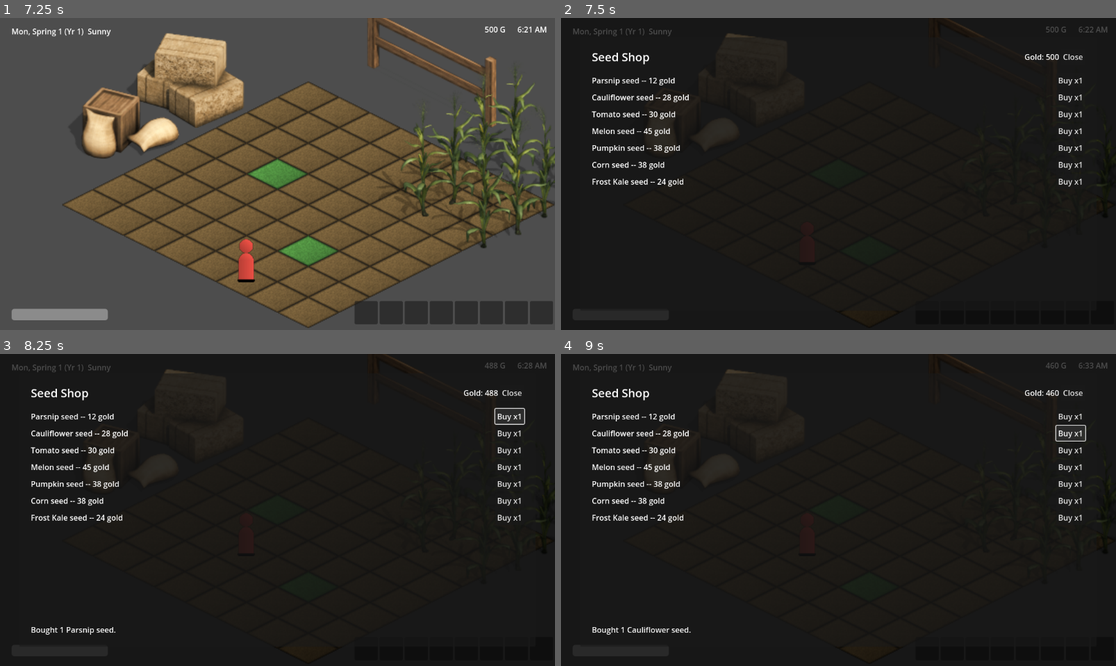
Above: before the commit, frames 1-4 (two rows, left to right).
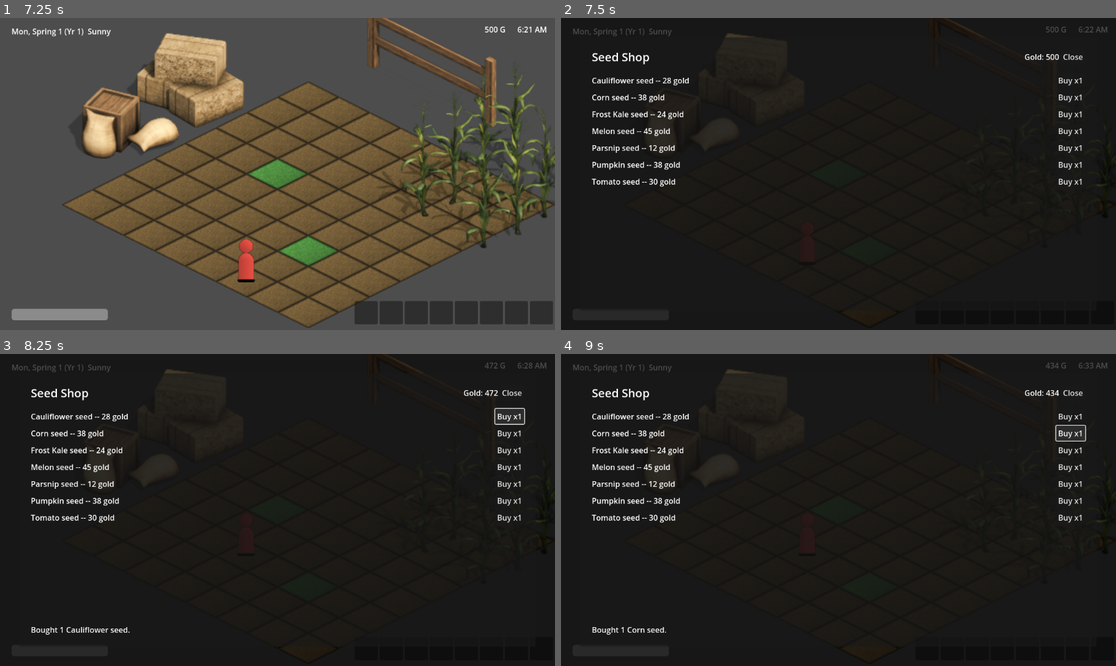
Above: after the commit, the same moments.

Repository: GRITui/story-of-country-side
Game: Godot game, scene res://scenes/ui/TitleScreen.tscn
Two runs of this game, one before a commit and one after it. Both use one fixed random seed, a clock stepped at 60 frames per second and the inputs below.
Inputs (mouse positions are in pixels of both pictures, inside the frame that each line leads up to):
- Up to frame 1 (7.25 s): click "New Game" at 0.5 s; tap Enter every 0.75 s from 1.25 to 4.25 s; move the mouse to (399, 158) at 1.27 s; hold D (move_right) 1.28-2 s; hold Space (advance_dialog) 1.28-2 s; click (399, 158) at 1.42 s; drag from (166, 189) to (249, 236) at 2.02 s; move the mouse to (333, 105) at 2.77 s; hold D (move_right) 2.78-3.5 s; tap B at 2.85 s; drag from (249, 236) to (111, 127) at 3.52 s; move the mouse to (444, 220) at 4.27 s; hold A (move_left) 4.28-5 s; hold E (interact) 4.28-5 s; drag from (111, 127) to (194, 96) at 5.02 s; tap Space (advance_dialog) at 5.75 s; move the mouse to (305, 174) at 5.77 s; hold S (move_down) 5.78-6.5 s; hold Space (advance_dialog) 5.78-6.5 s; click (305, 174) at 5.92 s; drag from (194, 96) to (166, 189) at 6.52 s
- Up to frame 2 (7.5 s): move the mouse to (960, 158) at 7.27 s; hold W (move_up) from 7.28 s (still down); tap B at 7.35 s
- Up to frame 3 (8.25 s): release W (move_up) at 8 s; click "Buy x1" at 8 s
- Up to frame 4 (9 s): click "Buy x1" at 8.75 s

Frame 1 is identical in both runs. In frame 2, 1.2% of the frame differs, in the area x 5-24%, y 19-55%; in frame 3, 1.3%; in frame 4, 1.3%, in the area x 5-90%, y 2-90%.

Commit message:
ENG-LIST-CROP-IDS: add FarmPlotManager.get_all_crop_ids() getter
FarmPlotManager had no way to enumerate every registered crop_id --
callers could only look one up by id via get_crop_definition(). PR
#125's ShopOverlay hardcoded a CROP_IDS const as a workaround and
flagged the gap as a backend follow-up.

Adds get_all_crop_ids() -> Array, returning every crop_id registered
via _register_default_content()/register_crop(), sorted for
deterministic iteration (matches this file's own get_all_positions()
naming and FestivalManager.get_festival_for_date()'s sort-before-use
precedent). Also swaps ShopOverlay's hardcoded CROP_IDS for the real
getter -- a trivial one-line consumer change, not a design decision.

+2 tests (roster match/no-dupes, and updates the existing ShopOverlay
listing test off the removed const). 1049/1049 checks pass (was
1027/1027 on the base branch), clean headless Main.tscn boot, Godot
4.3-stable.

Diff:
--- a/scripts/autoload/farm_plot_manager.gd
+++ b/scripts/autoload/farm_plot_manager.gd
@@ -136,6 +136,20 @@
 func get_crop_definition(crop_id: String) -> CropDefinition:
 	return _definitions.get(crop_id)
 
+## ENG-LIST-CROP-IDS: every crop_id currently registered via
+## _register_default_content() (or any later register_crop() call) --
+## the "list every crop_id" getter ShopOverlay's own docstring (PR #125)
+## flagged as a backend follow-up, having hardcoded its CROP_IDS const in
+## the meantime. Named to match this same file's get_all_positions()
+## convention rather than get_crop_definition()'s singular-lookup shape.
+## Sorted by crop_id for a deterministic iteration order, same reasoning
+## FestivalManager.get_festival_for_date() gives for sorting its own
+## Dictionary.keys() before use.
+func get_all_crop_ids() -> Array:
+	var ids := _definitions.keys()
+	ids.sort()
+	return ids
+
 func get_plot(position: Vector2i) -> FarmPlot:
 	return _plots.get(position)
 
--- a/scripts/ui/shop_overlay.gd
+++ b/scripts/ui/shop_overlay.gd
@@ -22,16 +22,9 @@
 ## RelationshipsOverlay/InfrastructureOverlay already follow for their
 ## own gated actions.
 ##
-## FarmPlotManager has no "list every crop_id" getter (only
-## get_crop_definition(crop_id) for an already-known id) -- the same gap
-## SkillsOverlay's own docstring hit for SkillManager. CROP_IDS below
-## hardcodes the seven crop ids FarmPlotManager._register_default_content()
-## actually registers (parsnip/cauliflower/tomato/melon/pumpkin/corn/
-## frost_kale) -- reading existing content, not inventing new state, the
-## same justification SkillsOverlay's SKILL_NAMES gives for its own
-## hardcoded list. A future list_crop_ids() getter on FarmPlotManager
-## would let this drop the hardcoded list; noted as a backend follow-up
-## rather than reached around (per SQUAD-SPLIT.md's contract rule).
+## ENG-LIST-CROP-IDS: FarmPlotManager.get_all_crop_ids() now exists, so
+## the CROP_IDS hardcoded list this docstring used to justify is gone --
+## rows are primed straight off the real registered roster instead.
 ##
 ## Quantity is fixed at 1 per Buy click (no quantity stepper) -- the
 ## smallest viable purchase UI per issue #123's "simple toggle... doesn't
@@ -39,8 +32,6 @@
 ## more just clicks again.
 
 signal closed
-
-const CROP_IDS := ["parsnip", "cauliflower", "tomato", "melon", "pumpkin", "corn", "frost_kale"]
 
 @onready var _list: VBoxContainer = $Root/Panel/Margin/VBox/SeedList
 @onready var _close_button: Button = $Root/Panel/Margin/VBox/Header/CloseButton
@@ -54,7 +45,7 @@
 	_prime_from_current_state()
 
 func _prime_from_current_state() -> void:
-	for crop_id in CROP_IDS:
+	for crop_id in FarmPlotManager.get_all_crop_ids():
 		_add_row(crop_id)
 	_refresh_gold_label()
 	_status_label.text = ""
--- a/tests/test_runner.gd
+++ b/tests/test_runner.gd
@@ -153,6 +153,7 @@
 	_test_buy_seed_fails_when_gold_insufficient()
 	_test_buy_seed_fails_for_unknown_crop()
 	_test_new_game_grants_starting_seeds()
+	_test_get_all_crop_ids_matches_registered_roster()
 
 	_test_forage_register_node_seeds_season_valid_item()
 	_test_forage_gather_credits_inventory_and_xp_and_sets_cooldown()
@@ -1708,6 +1709,25 @@
 	_check(InventoryManager.get_count(seed_item_id) == FarmPlotManager.STARTING_SEED_QUANTITY,
 		"new_game() should grant STARTING_SEED_QUANTITY starting seeds, got %d" % InventoryManager.get_count(seed_item_id))
 
+## ENG-LIST-CROP-IDS: get_all_crop_ids() must reflect exactly what
+## _register_default_content() actually registers -- same set, same
+## count, no duplicates -- since ShopOverlay now iterates it directly
+## instead of a hand-maintained CROP_IDS list.
+func _test_get_all_crop_ids_matches_registered_roster() -> void:
+	var expected := ["parsnip", "cauliflower", "tomato", "melon", "pumpkin", "corn", "frost_kale"]
+	var ids := FarmPlotManager.get_all_crop_ids()
+	_check(ids.size() == expected.size(),
+		"get_all_crop_ids() should return %d ids, got %d" % [expected.size(), ids.size()])
+	for crop_id in expected:
+		_check(ids.has(crop_id), "get_all_crop_ids() is missing expected crop_id '%s'" % crop_id)
+	var seen := {}
+	for crop_id in ids:
+		_check(not seen.has(crop_id), "get_all_crop_ids() returned duplicate crop_id '%s'" % crop_id)
+		seen[crop_id] = true
+	for crop_id in ids:
+		_check(FarmPlotManager.get_crop_definition(crop_id) != null,
+			"get_all_crop_ids() returned '%s' with no matching CropDefinition" % crop_id)
+
 ## --- ENG-17: Foraging (ForagingManager) ---
 
 func _reset_forage_manager() -> void:
@@ -5268,7 +5288,7 @@
 
 func _test_shop_overlay_lists_all_known_crops_on_ready() -> void:
 	var overlay := _make_shop_overlay()
-	for crop_id in ShopOverlay.CROP_IDS:
+	for crop_id in FarmPlotManager.get_all_crop_ids():
 		var def: CropDefinition = FarmPlotManager.get_crop_definition(crop_id)
 		var price_label: Label = overlay.get_node("Root/Panel/Margin/VBox/SeedList/Row_%s/PriceLabel_%s" % [crop_id, crop_id])
 		_check(price_label.text == "%s seed -- %d gold" % [def.display_name, def.seed_price],
